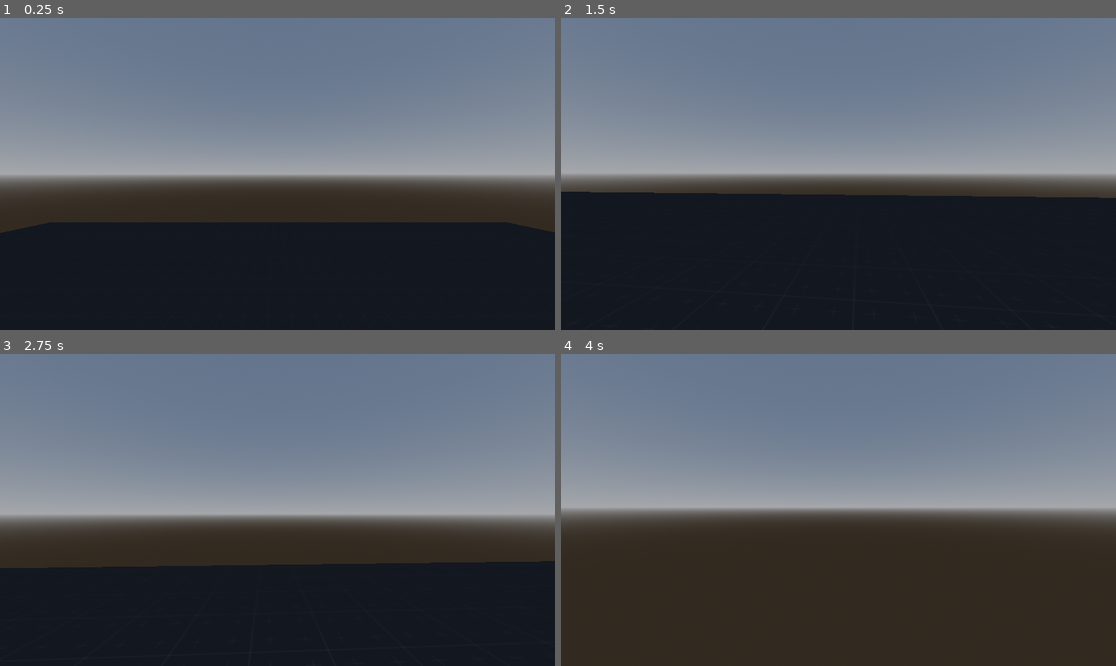
Above: before the commit, frames 1-4 (two rows, left to right).
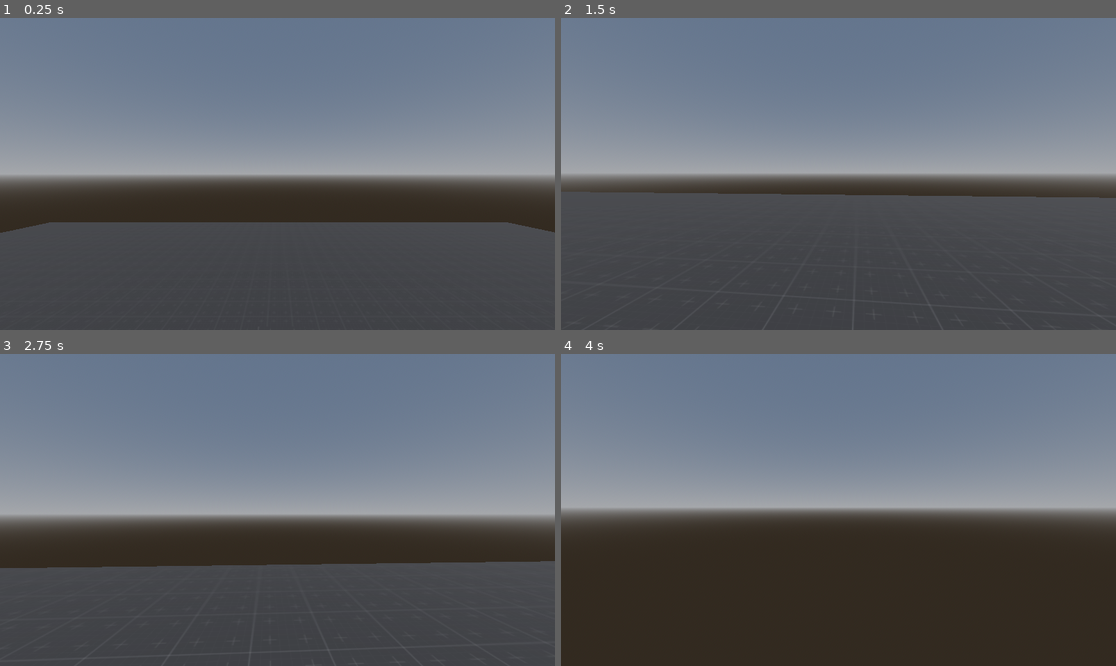
Above: after the commit, the same moments.

Repository: MyUsernamee/snow-game
Game: Godot game, scene res://Game.tscn
Same seed, same stepped clock (60 frames per second), same inputs: the game is played once before the commit and once after it.
Inputs (mouse positions are in pixels of both pictures, inside the frame that each line leads up to):
- Up to frame 1 (0.25 s): no input
- Up to frame 2 (1.5 s): move the mouse to (866, 174) at 0.52 s; hold Shift (sprint) 0.53-1.28 s; hold W (move_forward) from 0.53 s (still down); tap Space (jump) at 0.77 s; move the mouse to (810, 174) at 1.27 s; tap Shift (sprint) at 1.35 s
- Up to frame 3 (2.75 s): keep holding W (move_forward); tap Space (jump) at 1.52 s; move the mouse to (288, 503) at 2.02 s; hold Shift (sprint) from 2.03 s (still down)
- Up to frame 4 (4 s): keep holding W (move_forward); move the mouse to (832, 516) at 2.77 s; release Shift (sprint) at 2.78 s; tap Shift (sprint) at 2.85 s; tap Space (jump) at 3.02, 3.77 s; move the mouse to (877, 513) at 3.52 s; hold Shift (sprint) from 3.53 s (still down)

The runs differ from the first frame. In frame 1, 34% of the frame differs, in the area x 0-100%, y 65-100%; in frame 2, 43%, in the area x 0-100%, y 55-100%; in frame 3, 32%; in frame 4, nothing differs.

Commit message:
Add DirectionalLight3D node to Game scene

Diff:
--- a/Game.tscn
+++ b/Game.tscn
@@ -29,3 +29,6 @@
 
 [node name="WorldEnvironment" type="WorldEnvironment" parent="."]
 environment = SubResource("Environment_7etbb")
+
+[node name="DirectionalLight3D" type="DirectionalLight3D" parent="."]
+transform = Transform3D(0.212329, 0.933877, -0.287732, -0.180757, 0.326899, 0.927612, 0.960335, -0.14495, 0.238215, 0, 5.20045, 0)
